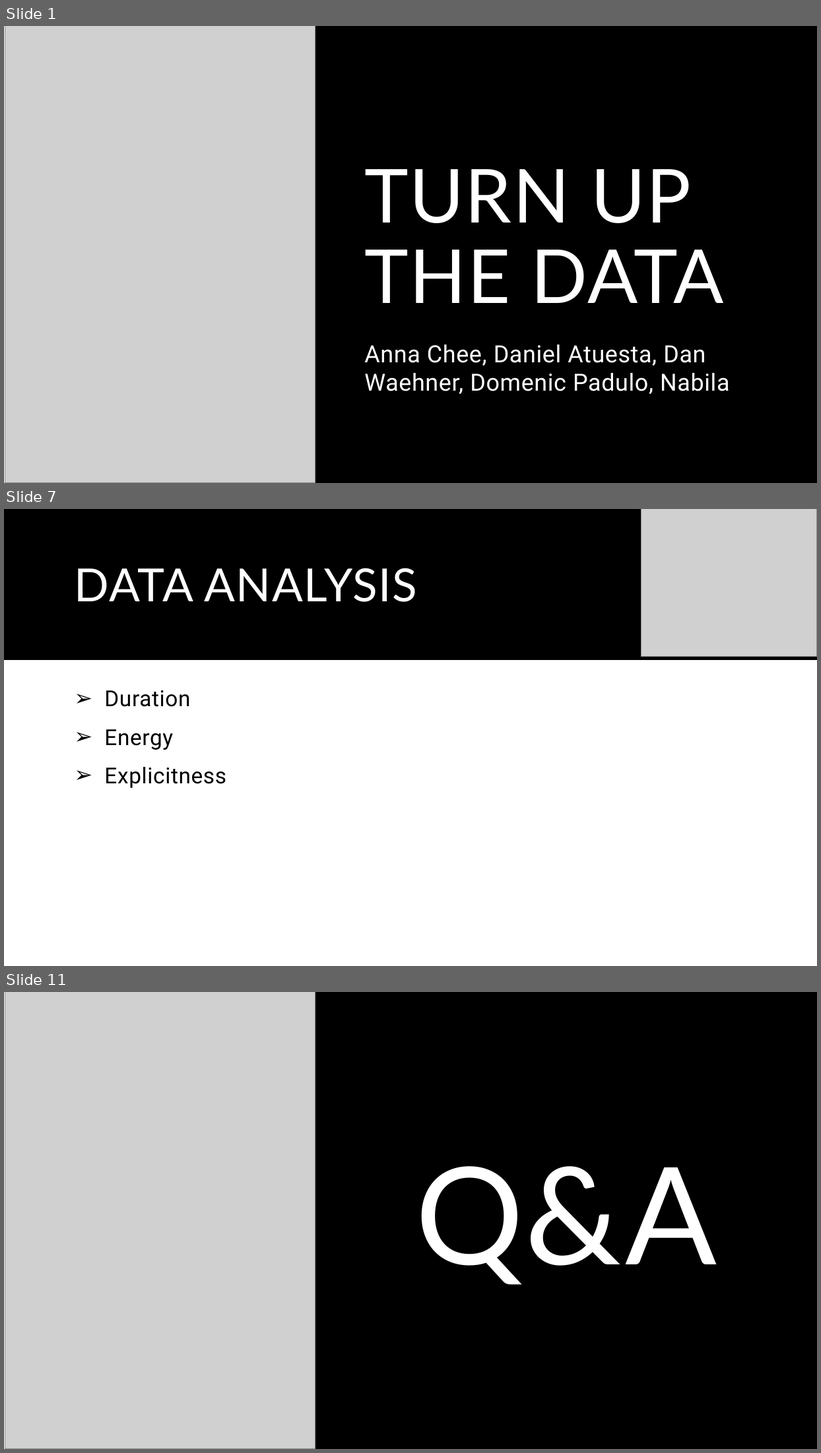
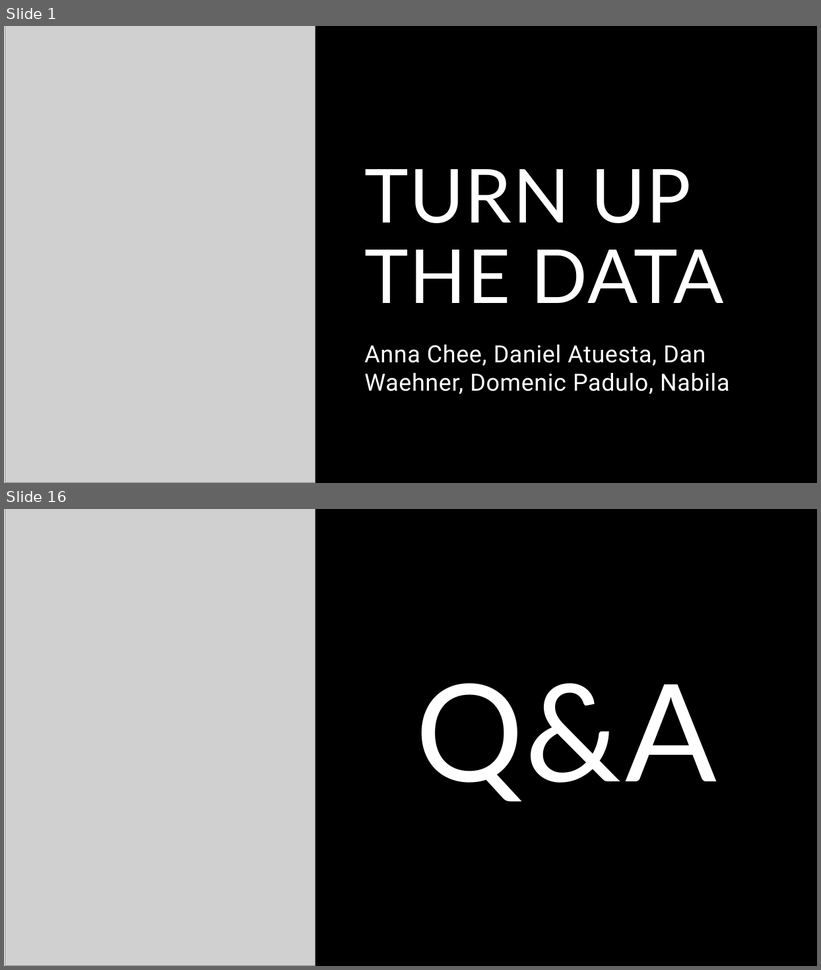
Before and after one commit to shchee5/TurnUptheData, a slide deck: Turn Up The Data.pptx. Shown one above the other, each under a label of ours: slides 1, 7 and 11 before the commit, slides 1 and 16 after it; the slides between them are not shown. The pictures are 821x1453 and 821x970 pixels, drawn with LibreOffice and Linux fonts; fonts in the diff are those of the drawing; grey boxes stand for pictures. Boxes give left, top, right and bottom in pixels: in the first picture for what was removed or moved away, otherwise in the second. Text is boxed around its words. In the diff, an @@ line names an element or a change of style, - is before the commit and + after.

```diff
--- a/Turn Up The Data.pptx
+++ b/Turn Up The Data.pptx
@@ slide 7 removed at <box>4,509,817,966</box>, background #FFFFFF @@
@@ rectangle removed at <box>4,509,817,660</box> @@
@@ picture removed at <box>642,509,817,657</box> @@
@@ title removed at <box>74,568,416,602</box> @@
-DATA ANALYSIS
@@ text removed at <box>104,691,226,788</box> @@
-➢ Duration
-➢ Energy
-➢ Explicitness
@@ what was slide 11 is now slide 16 @@
```
Also in this commit, not shown: 6 slides changed, 8 slides added, 2 other slides removed.
